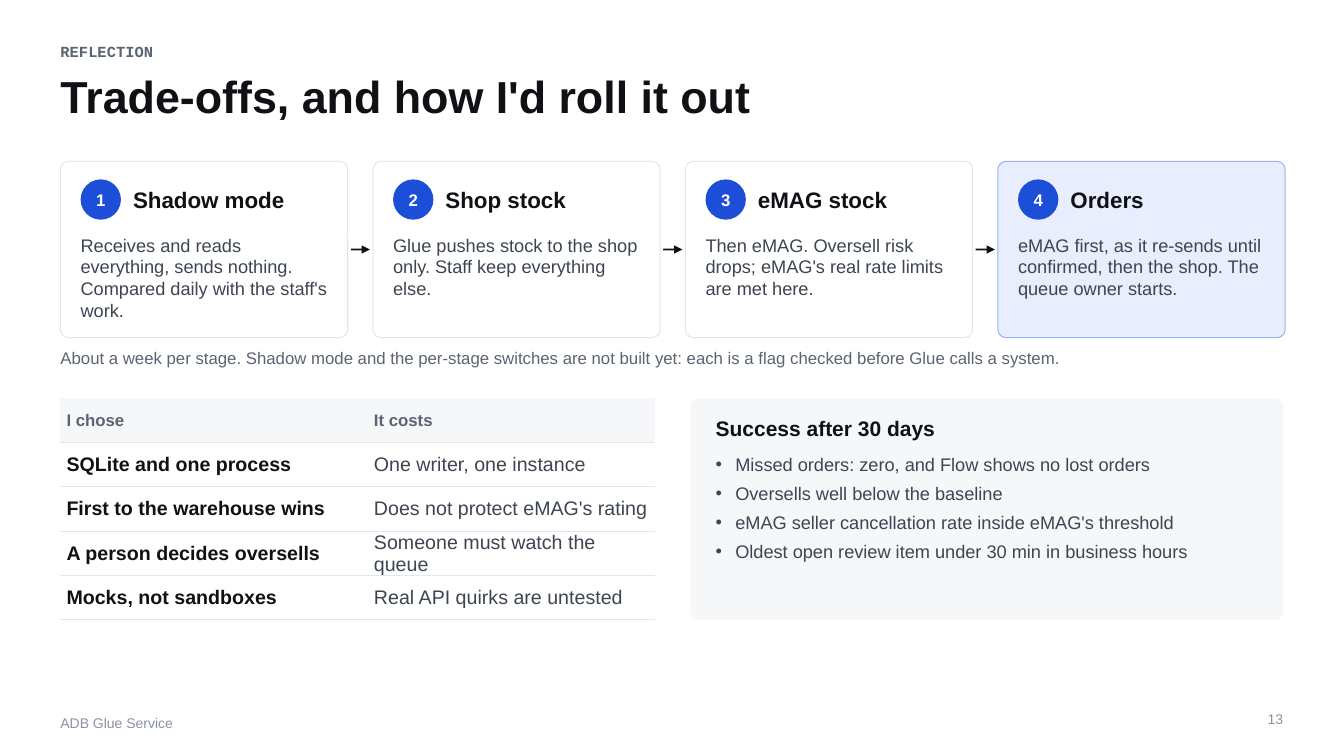
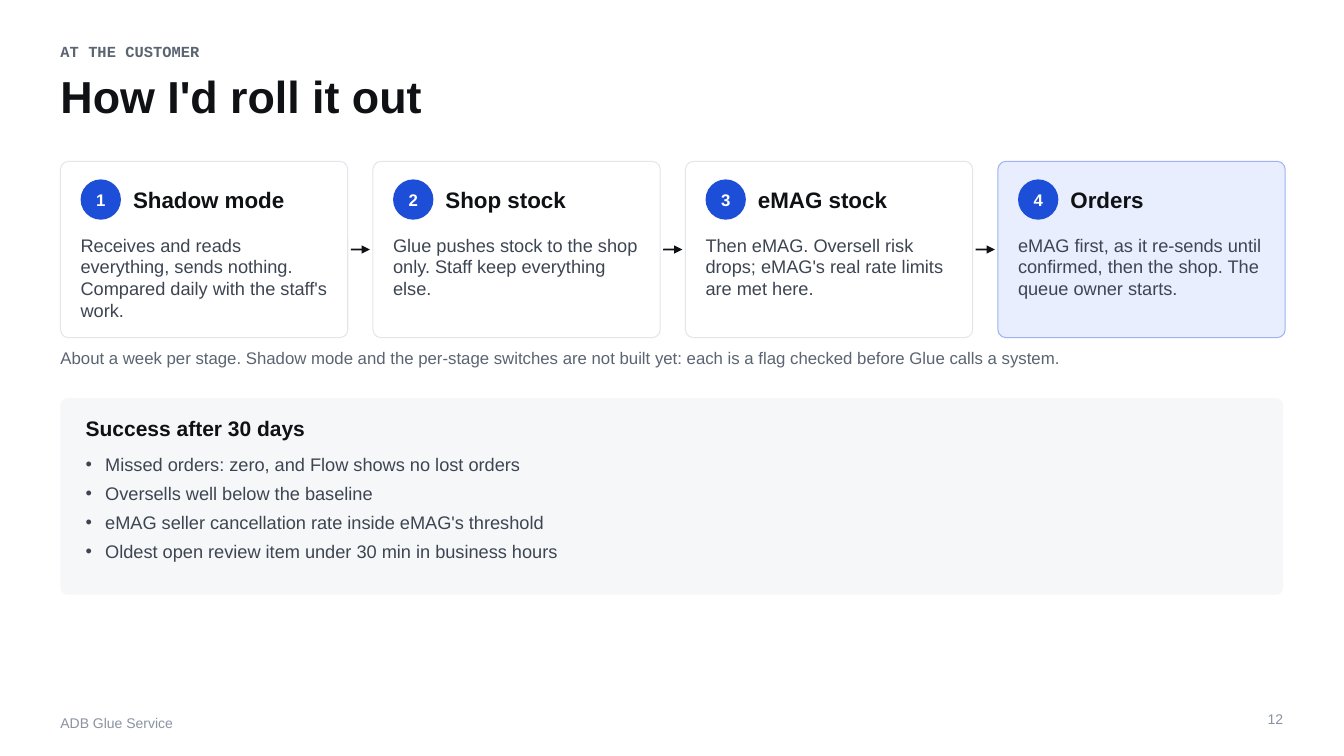
Before and after one commit to PantelimonGulie/adb-glue-service, a slide deck: slide 12 of docs/presentation/ADB-Glue-Service.pptx (slide 13 before the commit). Drawn at 1344x756 pixels with LibreOffice and Linux fonts; fonts in the diff are those of the drawing. Boxes give left, top, right and bottom in pixels: in the first picture for what was removed or moved away, otherwise in the second. Text is boxed around its words. In the diff, an @@ line names an element or a change of style, - is before the commit and + after.

```diff
--- a/docs/presentation/ADB-Glue-Service.pptx
+++ b/docs/presentation/ADB-Glue-Service.pptx
@@ text at bbox=[60, 46, 199, 57]: text changed @@
-REFLECTION
+AT THE CUSTOMER
@@ title at bbox=[60, 80, 422, 114]: text changed @@
-Trade-offs, and how I'd roll it out
+How I'd roll it out
@@ rounded rectangle: place and size @@
-rounded rectangle at bbox=[691, 398, 1284, 620]
+rounded rectangle at bbox=[60, 398, 1284, 595]
@@ table removed at bbox=[60, 398, 655, 630], 5 rows, 2 columns @@
-I chose | It costs
-SQLite and one process | One writer, one instance
-First to the warehouse wins | Does not protect eMAG's rating
-A person decides oversells | Someone must watch the queue
-Mocks, not sandboxes | Real API quirks are untested
@@ text "Success after 30 days": place and size @@
-text "Success after 30 days" at bbox=[716, 420, 935, 440]
+text "Success after 30 days" at bbox=[86, 420, 305, 440]
@@ text "Missed orders: zero, and Flow ...": place and size @@
-text "Missed orders: zero, and Flow ..." at bbox=[735, 458, 1187, 562]
+text "Missed orders: zero, and Flow ..." at bbox=[105, 458, 557, 562]
@@ page number at bbox=[1268, 714, 1284, 724]: text changed @@
-13
+12
```
Also in this commit, not shown: 8 other slides changed, 1 slide added, 1 slide removed, 29 other files.
